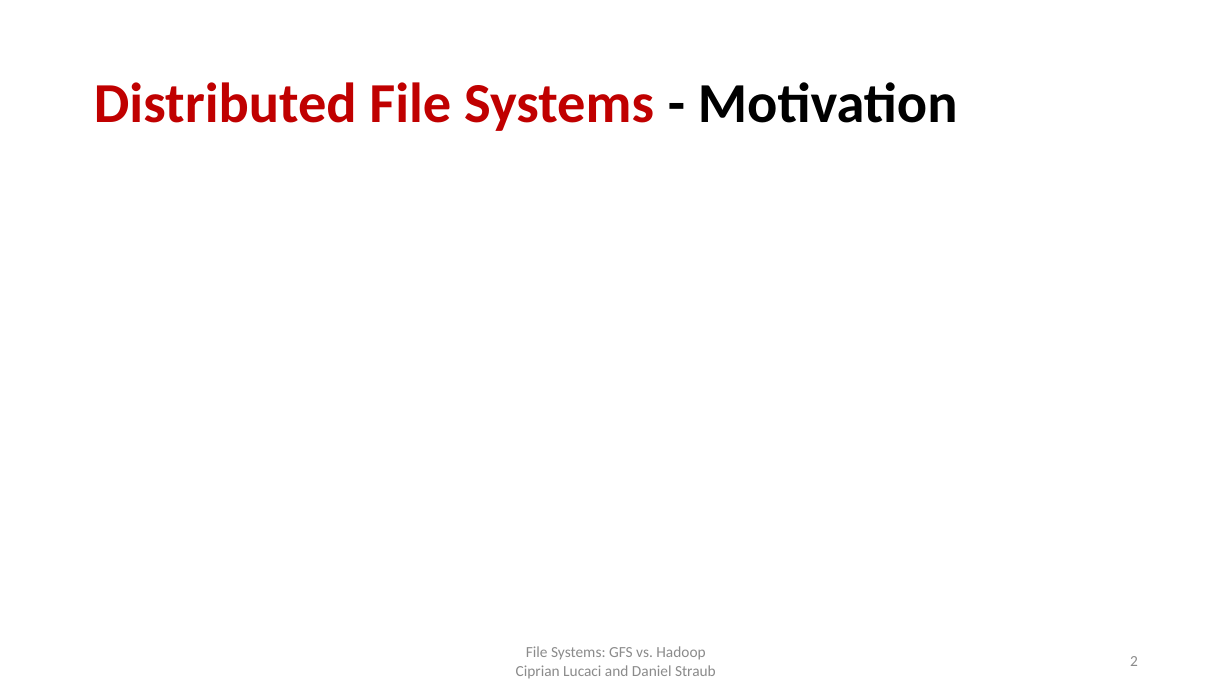
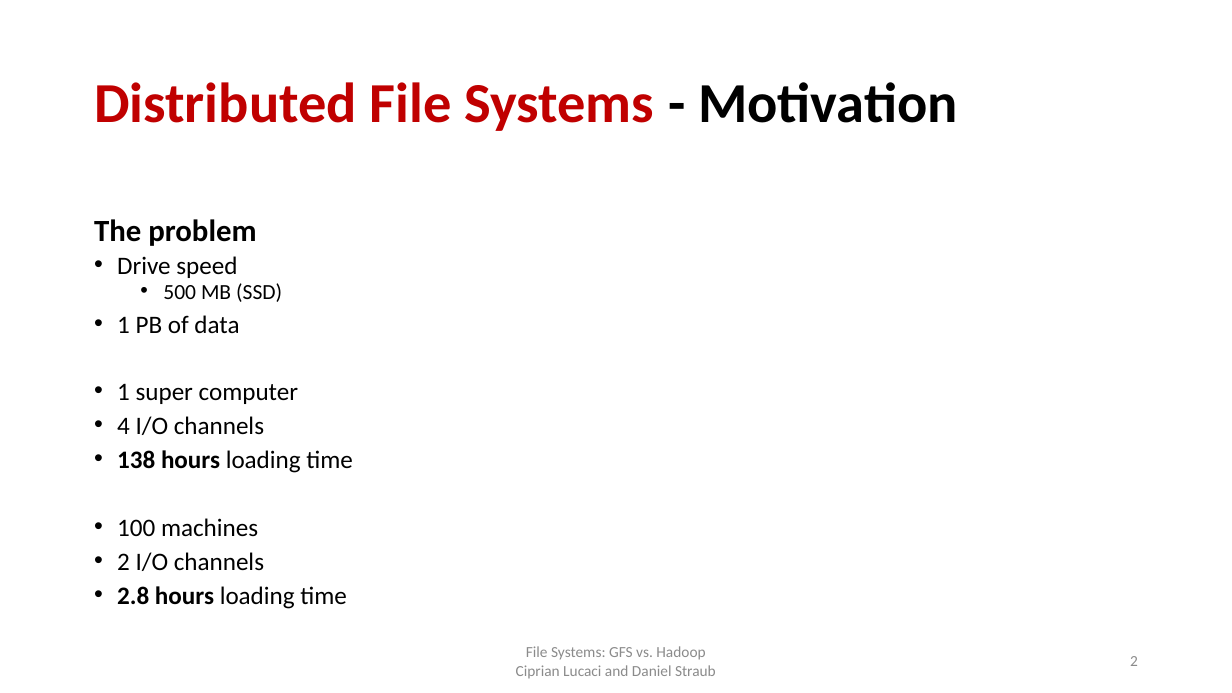
Before and after one commit to cipri7329/ss15-seminar, a slide deck: slide 2 of Presentation/DistributedFileSystems_Cipri.pptx. Drawn at 1232x693 pixels with LibreOffice and Linux fonts; fonts in the diff are those of the drawing; background and template pictures are left out. Boxes give left, top, right and bottom in pixels: in the first picture for what was removed or moved away, otherwise in the second. Text is boxed around its words. In the diff, an @@ line names an element or a change of style, - is before the commit and + after.

```diff
--- a/Presentation/DistributedFileSystems_Cipri.pptx
+++ b/Presentation/DistributedFileSystems_Cipri.pptx
@@ text added at bbox=[94, 219, 256, 246], 24 pt, text #000000, bold @@
+The problem
@@ text added at bbox=[117, 256, 352, 609], 19.6 pt, text #000000 @@
+• Drive speed
+  • 500 MB (SSD)
+• 1 PB of data
+• 1 super computer
+• 4 I/O channels
+• 138 hours loading time
+• 100 machines
+• 2 I/O channels
+• 2.8 hours loading time
```
Also in this commit, not shown: 1 other slide changed, 2 slides added, 2 other files.
